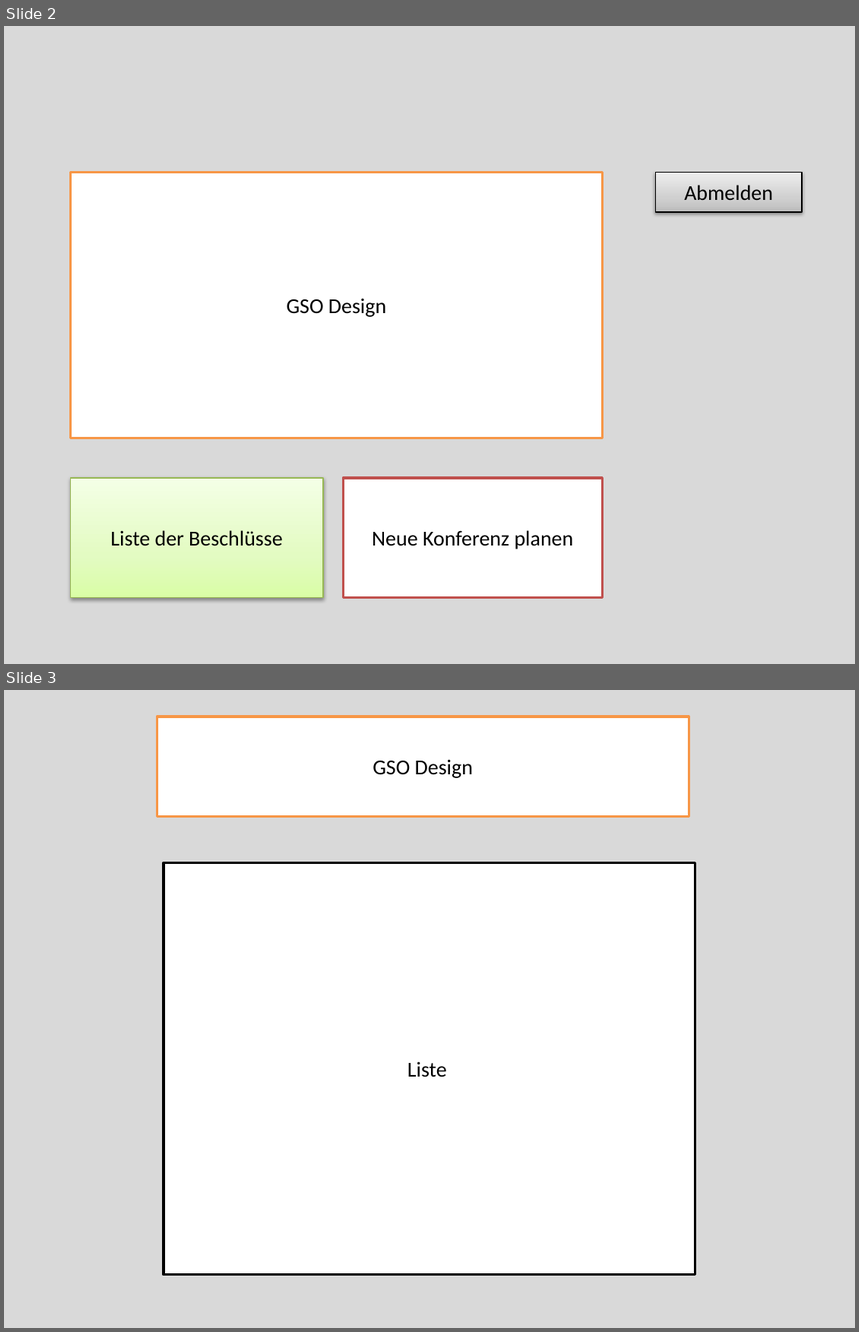
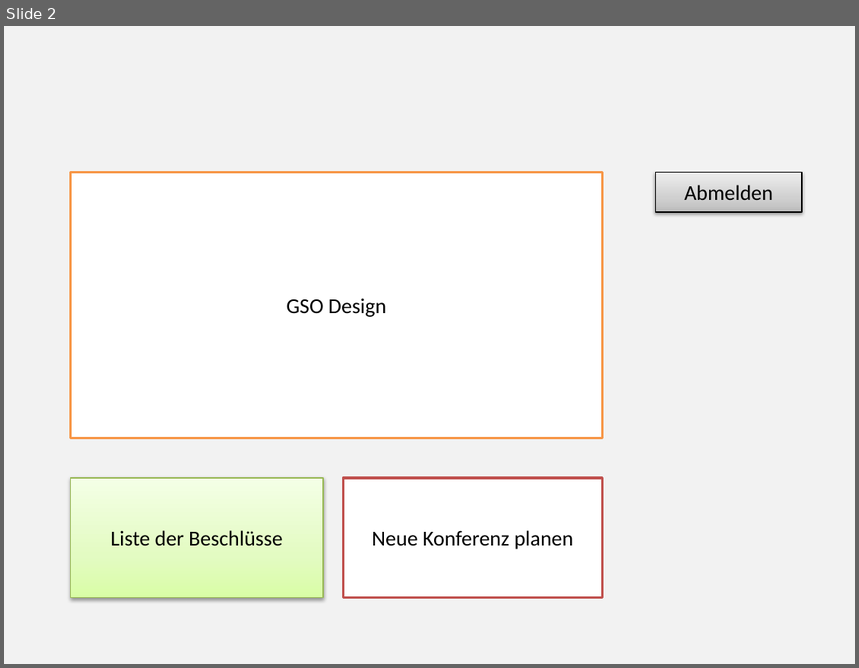
Before and after one commit to Dusty0071/OberstufenProjekt, a slide deck: Dokumentation + Diagramme etc/PaperPrototyp.pptx. Shown one above the other, each under a label of ours: slides 2 and 3 before the commit, slide 2 after it. The pictures are 859x1332 and 859x668 pixels, drawn with LibreOffice and Linux fonts; fonts in the diff are those of the drawing. Boxes give left, top, right and bottom in pixels: in the first picture for what was removed or moved away, otherwise in the second. Text is boxed around its words. In the diff, an @@ line names an element or a change of style, - is before the commit and + after.

```diff
--- a/Dokumentation + Diagramme etc/PaperPrototyp.pptx
+++ b/Dokumentation + Diagramme etc/PaperPrototyp.pptx
@@ slide 3 removed at bbox=[4, 690, 855, 1328], background #D9D9D9 @@
@@ rectangle removed at bbox=[158, 717, 690, 816] @@
-GSO Design
@@ rectangle removed at bbox=[163, 863, 695, 1274] @@
-Liste
@@ slide 2 changed as well @@
@@ background #D9D9D9 to #F2F2F2 @@
```
Also in this commit, not shown: 1 other slide changed, 2 slides added, 1 other file.
